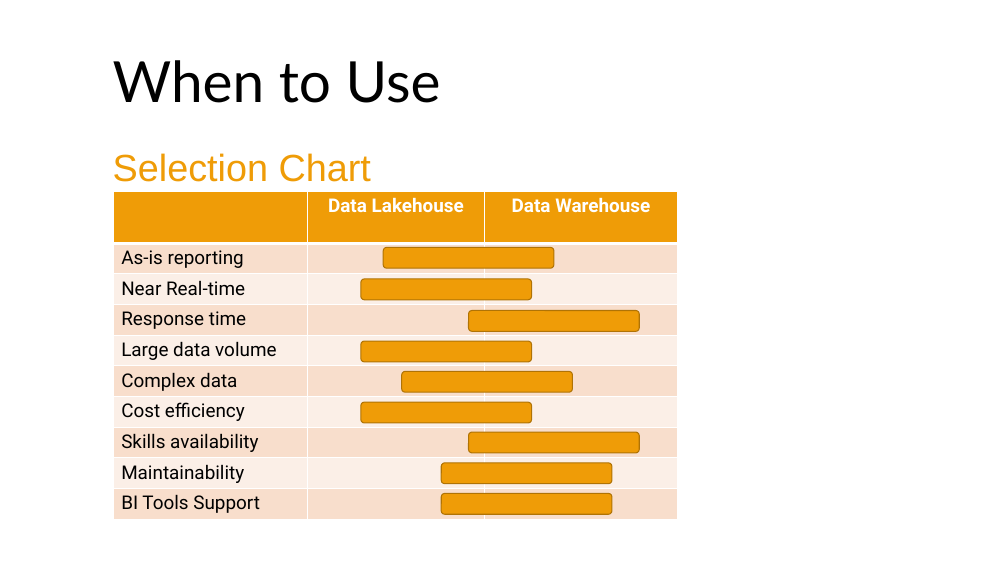
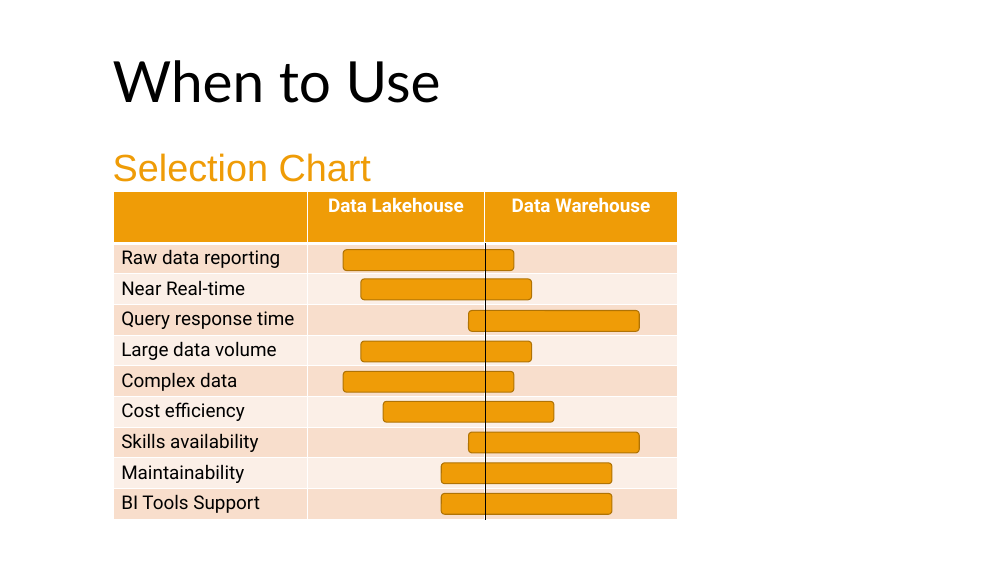
Before and after one commit to Qivada/ADA, a slide deck: slide 17 of Webinar/2023-03-09 - What is Data Lakehouse/What is Data Lakehouse - EN.pptx. Drawn at 1008x567 pixels with LibreOffice and Linux fonts; fonts in the diff are those of the drawing; background and template pictures are left out. Boxes give left, top, right and bottom in pixels: in the first picture for what was removed or moved away, otherwise in the second. Text is boxed around its words. In the diff, an @@ line names an element or a change of style, - is before the commit and + after.

```diff
--- a/Webinar/2023-03-09 - What is Data Lakehouse/What is Data Lakehouse - EN.pptx
+++ b/Webinar/2023-03-09 - What is Data Lakehouse/What is Data Lakehouse - EN.pptx
@@ table at <box>113,191,677,520</box> @@
-row 2, column 1: As-is reporting
+row 2, column 1: Raw data reporting
-row 4, column 1: Response time
+row 4, column 1: Query response time
@@ rounded rectangle: place and size @@
-rounded rectangle at <box>383,247,554,268</box>
+rounded rectangle at <box>343,250,514,271</box>
@@ line added from (485, 243) to (485, 520), #000000 1.5 pt @@
@@ rounded rectangle: place and size @@
-rounded rectangle at <box>402,371,572,392</box>
+rounded rectangle at <box>343,371,514,392</box>
@@ rounded rectangle: place and size @@
-rounded rectangle at <box>361,402,532,423</box>
+rounded rectangle at <box>383,402,554,423</box>
```
Also in this commit, not shown: 1 other file.
